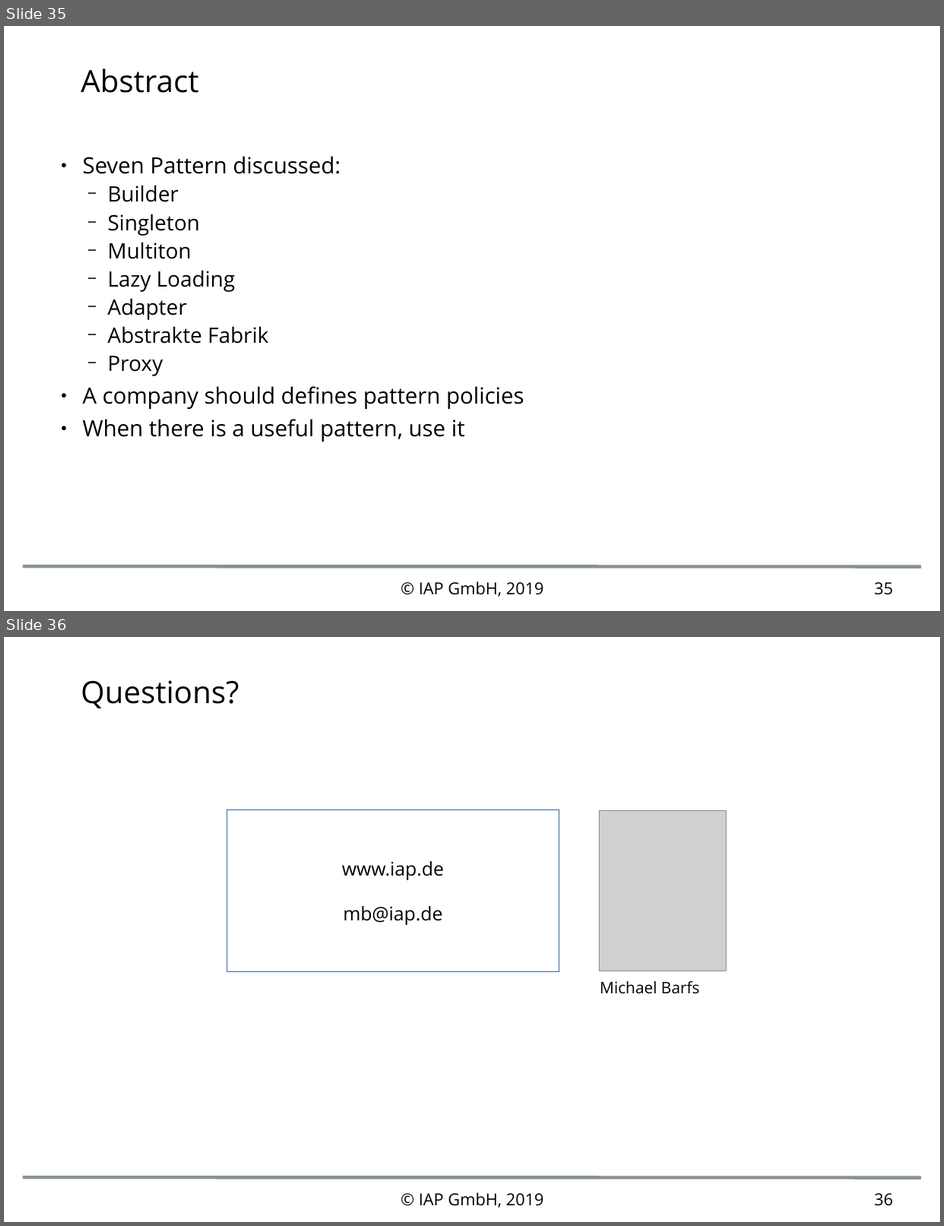
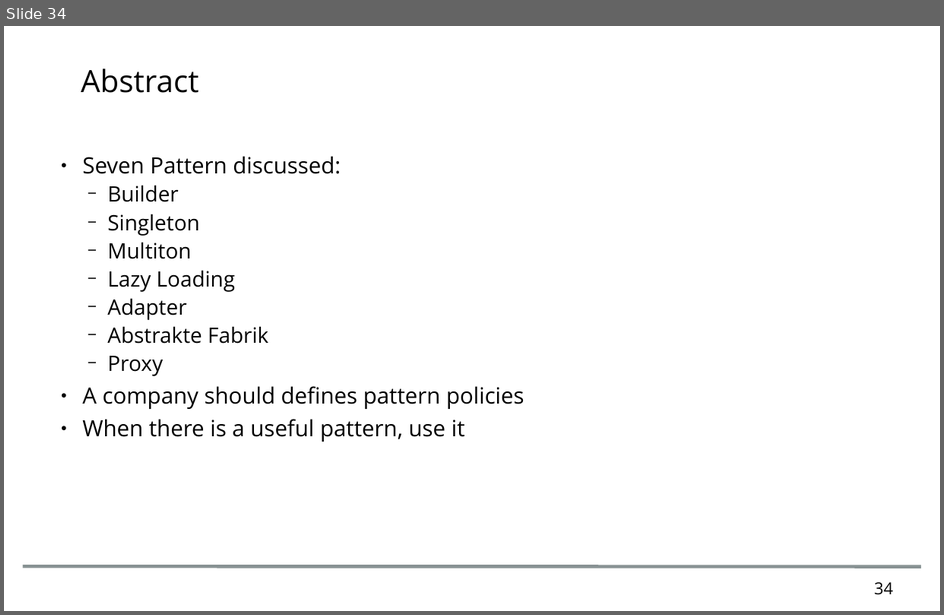
Before and after one commit to nik00iap/openedgeExcercises, a slide deck: doc/2019 04 - EN _ OO Design Pattern in OOABL.odp. Shown one above the other, each under a label of ours: slides 35 and 36 before the commit, slide 34 after it. The pictures are 944x1226 and 944x615 pixels, drawn with LibreOffice and Linux fonts; fonts in the diff are those of the drawing; grey boxes stand for pictures; background and template pictures are left out. Boxes give left, top, right and bottom in pixels: in the first picture for what was removed or moved away, otherwise in the second. Text is boxed around its words. In the diff, an @@ line names an element or a change of style, - is before the commit and + after.

```diff
--- a/doc/2019 04 - EN _ OO Design Pattern in OOABL.odp
+++ b/doc/2019 04 - EN _ OO Design Pattern in OOABL.odp
@@ slide 36 removed at [4, 637, 940, 1222], background #FFFFFF; not listed: 1 template element that a slide beside it also shows @@
@@ title removed at [81, 680, 239, 708] @@
-Questions?
@@ rectangle removed at [227, 810, 560, 971] @@
-www.iap.de
-mb@iap.de
@@ picture removed at [600, 811, 727, 971] @@
@@ text removed at [600, 981, 700, 994] @@
-Michael Barfs
@@ text removed at [419, 1193, 544, 1208] @@
-© IAP GmbH, 2019
@@ page number removed at [874, 1193, 893, 1206] @@
-36
@@ what was slide 35 is now slide 34 @@
@@ slide 34 changed as well @@
@@ text removed at [419, 582, 544, 597] @@
-© IAP GmbH, 2019
@@ page number at [874, 582, 893, 595]: text changed @@
-35
+34
```
Also in this commit, not shown: 33 other slides changed, 1 other slide removed, 3 other files.
